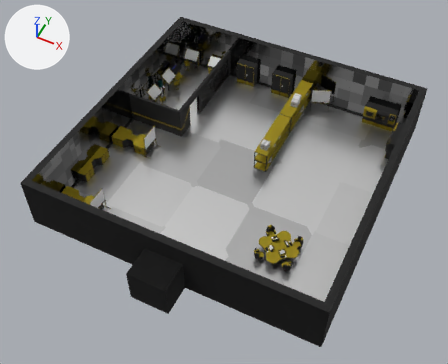
Renders of the FBX model Assets/Resources/MapSystem/Models/Rooms/Engineering Room/Engineering_Room_1x1x1.fbx from each side of a commit.
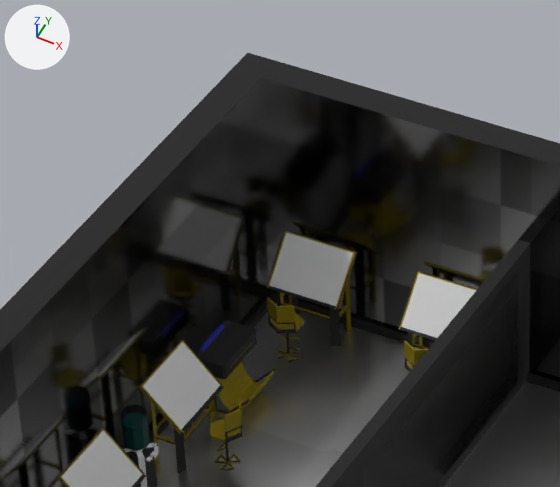
Each version appears first whole from a 50 mm lens placed at (26.1, -318.8, 67.6), pointed at (-0.1, -266.4, 2.1), and next in a close-up on the part from 30% to 53% of the width and 2% to 26% of the height. Every picture has the same lights, and +X, +Y and +Z are marked at upper left. The older version's two pictures come first. Where no turn or scale is listed for an object, it has been applied to the vertices.

The first close-up shows 'Engeneer_Room_1x1x1'.
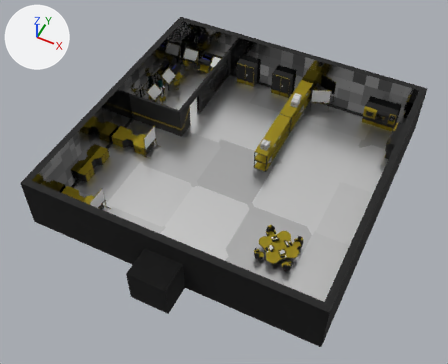
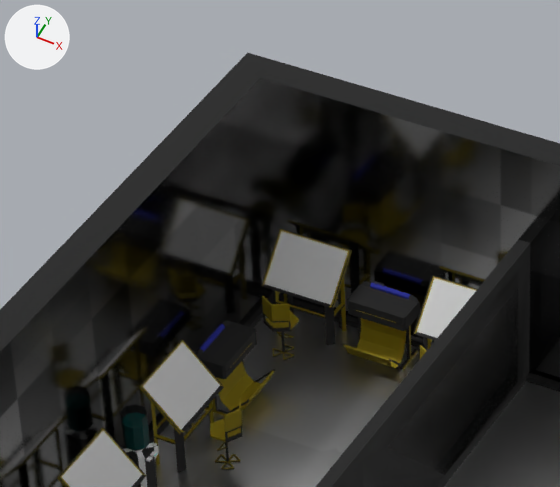
Commit message: Engineering Room

The edits, one by one:
me_плоскость_003 is used by ob_engeneer_room_1x1x1; location (0.0, -262.0, 0.0).
me_плоскость_003 had 3918 vertices, 3705 faces and spanned x -21.0..21.0, y -25.2..21.0, z -0.1..8.0.
me_плоскость_003 now has 4072 vertices, 3888 faces and spans x -21.0..21.0, y -25.2..21.0, z -0.1..8.0.
me_плоскость_003 part 1: the loose piece of 136 vertices spanning x -18.7..-17.7, y 17.1..18.2, z 0.0..2.2 is moved by (-0.2, 0.0, 0.0).
me_плоскость_003 part 2: the loose piece of 84 vertices spanning x -14.7..-12.2, y 18.4..19.8, z -0.1..3.0 is moved by (0.5, 0.0, 0.0).
me_плоскость_003 part 3: the loose piece of 134 vertices spanning x -19.4..-17.6, y 14.1..16.1, z 0.0..2.1 is copied, and the copy is turned -90 degrees about the z axis through its middle, then moved by (3.0, 3.7, 0.0); it spans x -16.6..-14.6, y 17.9..19.7, z 0.0..2.1.
me_плоскость_003 part 4: the loose piece of 48 vertices spanning x -19.4..-19.2, y 14.4..15.8, z 1.9..2.1 is copied, and the copy is turned -90 degrees about the z axis through its middle, then moved by (3.7, 4.5, 0.0); it spans x -16.3..-14.9, y 19.5..19.7, z 1.9..2.1.
me_плоскость_003 part 5: the loose piece of 36 vertices spanning x -18.9..-17.6, y 14.4..15.9, z 0.2..1.4 is copied, and the copy is turned -90 degrees about the z axis through its middle, then moved by (2.7, 3.4, 0.0); it spans x -16.3..-14.8, y 17.9..19.2, z 0.2..1.4.
me_плоскость_003 part 6: 72 vertices moved from x -14.0..-13.0, y 17.1..18.2, z 0.0..2.2 to x -13.4..-12.5, y 17.1..18.2, z 0.0..2.2; 133 vertices removed from x -19.3..-13.1, y 17.4..19.8, z -0.1..3.0; 133 vertices added at x -19.5..-12.6, y 17.4..19.8, z -0.1..3.0.
Other edits to the shape of me_плоскость_003 do not show in these pictures.

Changed parts and their boxes [x1, y1, x2, y2] in the close-ups (560 x 487 px; the box of a moved part takes in the faces that stretch with it):
part 1 of me_плоскость_003, moved or reshaped: before [267, 297, 304, 362]; after [262, 296, 299, 361]
part 2 of me_плоскость_003, moved or reshaped: before [398, 270, 477, 349]; after [414, 275, 477, 350]
part 3 of me_плоскость_003, added: after [342, 282, 420, 370]
part 4 of me_плоскость_003, added: after [370, 283, 410, 299]
part 5 of me_плоскость_003, added: after [344, 318, 406, 369]
part 6 of me_плоскость_003, moved or reshaped: before [266, 230, 428, 372]; after [261, 228, 427, 359]
